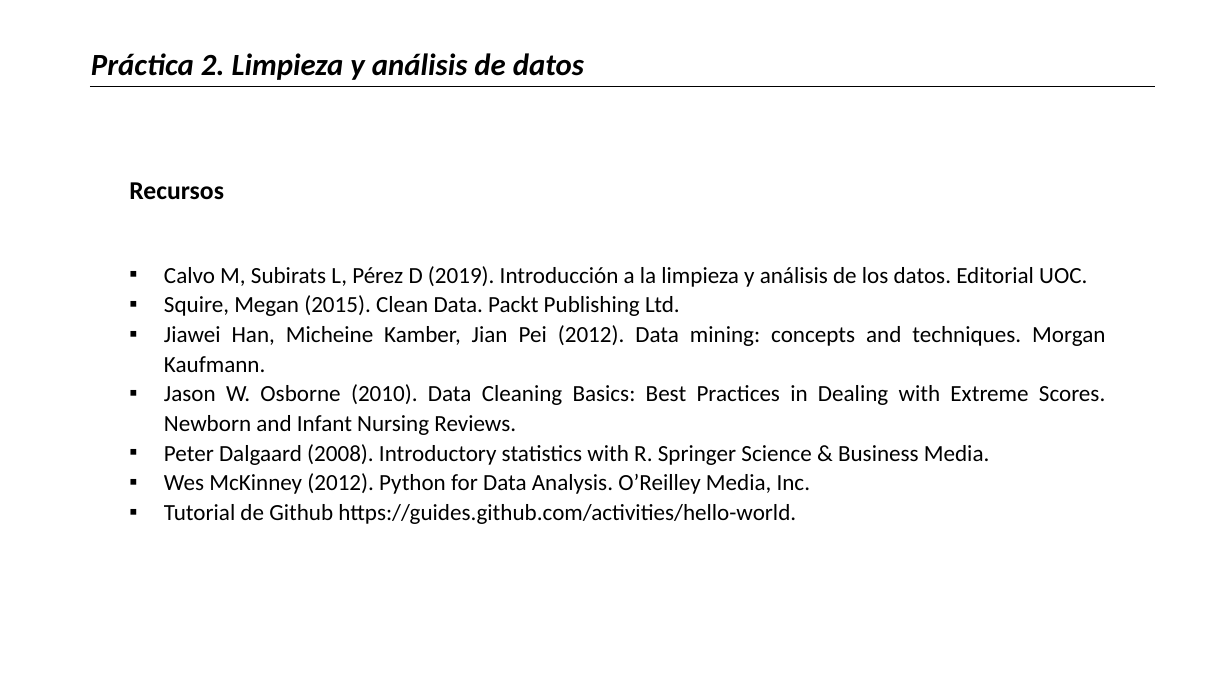
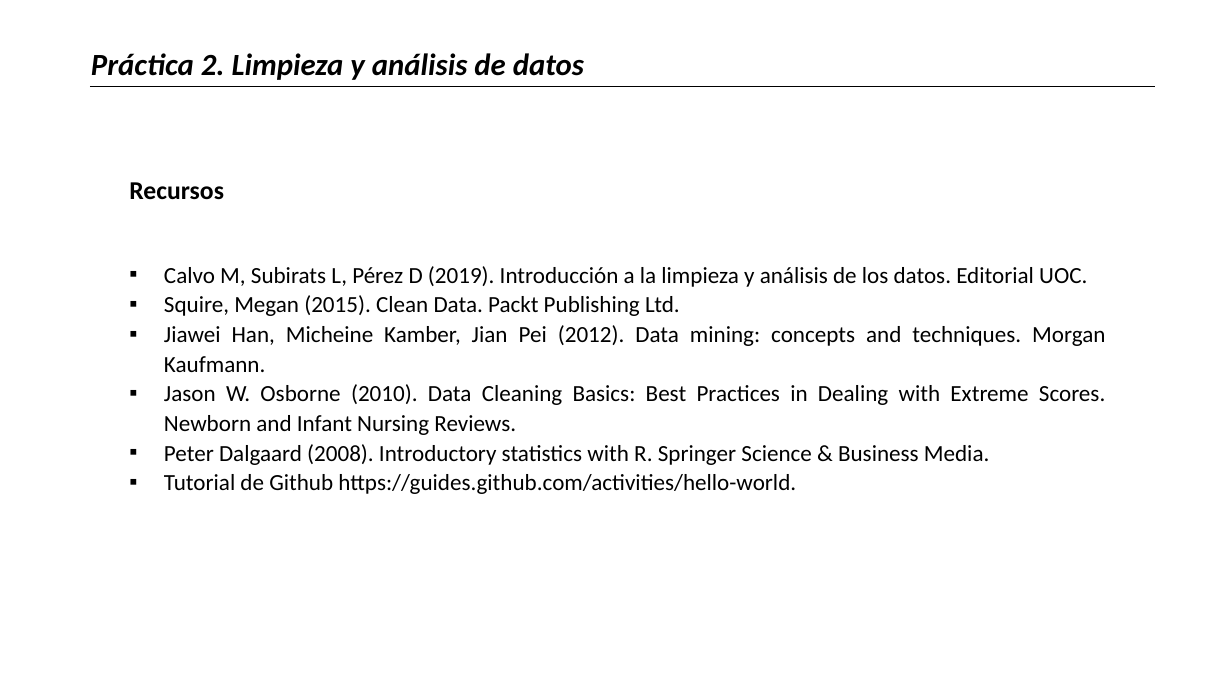
Before and after one commit to jgonzalezcon/Practica-2-WineQuality, a slide deck: slide 9 of pdf/Practica 2_Limpieza y analisis de datos.pptx. Drawn at 1232x693 pixels with LibreOffice and Linux fonts; fonts in the diff are those of the drawing. Boxes give left, top, right and bottom in pixels: in the first picture for what was removed or moved away, otherwise in the second. Text is boxed around its words. In the diff, an @@ line names an element or a change of style, - is before the commit and + after.

```diff
--- a/pdf/Practica 2_Limpieza y analisis de datos.pptx
+++ b/pdf/Practica 2_Limpieza y analisis de datos.pptx
@@ text at [164, 473, 811, 494]: paragraph removed @@
-▪ Wes McKinney (2012). Python for Data Analysis. O’Reilley Media, Inc.
```
